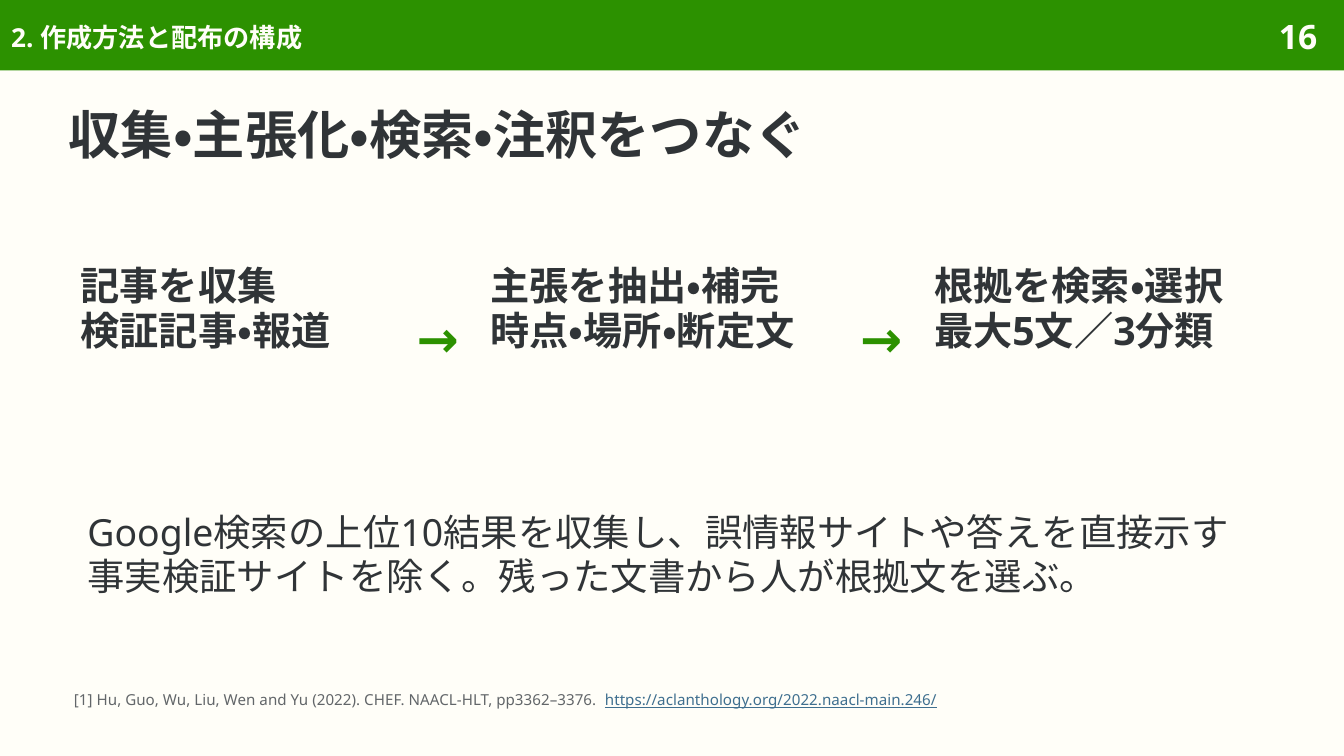
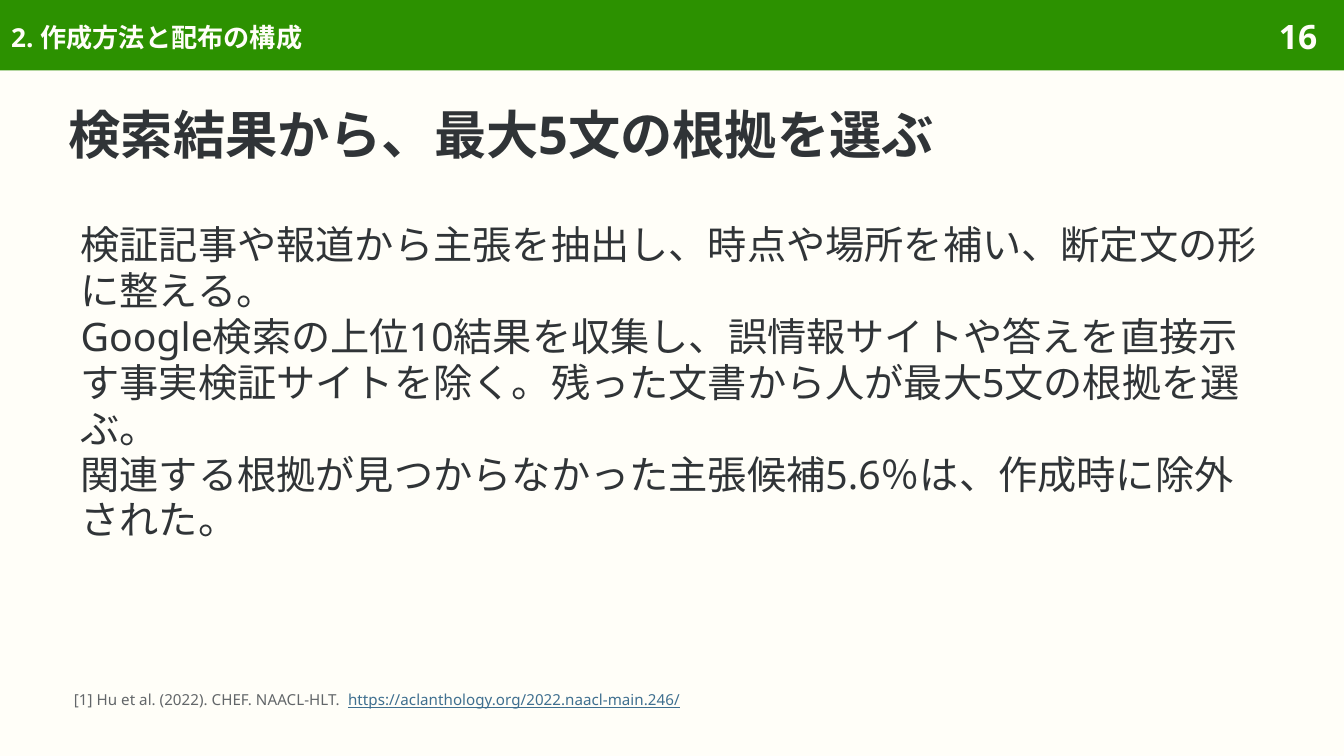
Before and after one commit to sasakiy84/datasets-in-10-minutes, a slide deck: slide 16 of slides/datasets-in-10-minutes-chef.pptx. Drawn at 1344x756 pixels with LibreOffice and Linux fonts; fonts in the diff are those of the drawing. Boxes give left, top, right and bottom in pixels: in the first picture for what was removed or moved away, otherwise in the second. Text is boxed around its words. In the diff, an @@ line names an element or a change of style, - is before the commit and + after.

Commit message:
Revise CHEF Japanese explanations and remove production audit detail

```diff
--- a/slides/datasets-in-10-minutes-chef.pptx
+++ b/slides/datasets-in-10-minutes-chef.pptx
@@ title at [69, 109, 934, 159]: text changed @@
-収集・主張化・検索・注釈をつなぐ
+検索結果から、最大5文の根拠を選ぶ
@@ text at [81, 226, 1257, 537]: text changed; size 20 to 21 pt @@
-Google検索の上位10結果を収集し、誤情報サイトや答えを直接示す事実検証サイトを除く。残った文書から人が根拠文を選ぶ。
+検証記事や報道から主張を抽出し、時点や場所を補い、断定文の形に整える。
+Google検索の上位10結果を収集し、誤情報サイトや答えを直接示す事実検証サイトを除く。残った文書から人が最大5文の根拠を選ぶ。
+関連する根拠が見つからなかった主張候補5.6％は、作成時に除外された。
@@ text removed at [81, 266, 331, 349] @@
-記事を収集
-検証記事・報道
@@ text removed at [491, 266, 795, 349] @@
-主張を抽出・補完
-時点・場所・断定文
@@ text removed at [934, 266, 1223, 349] @@
-根拠を検索・選択
-最大5文／3分類
@@ text removed at [417, 309, 470, 376] @@
-→
@@ text removed at [860, 309, 914, 376] @@
-→
@@ text at [74, 693, 680, 709]: text changed; text colour #626669 to #3F6F8F @@
-[1] Hu, Guo, Wu, Liu, Wen and Yu (2022). CHEF. NAACL-HLT, pp3362–3376. https://aclanthology.org/2022.naacl-main.246/
+[1] Hu et al. (2022). CHEF. NAACL-HLT. https://aclanthology.org/2022.naacl-main.246/
```
Also in this commit, not shown: 52 other slides changed, 4 slides removed, 36 other files.
